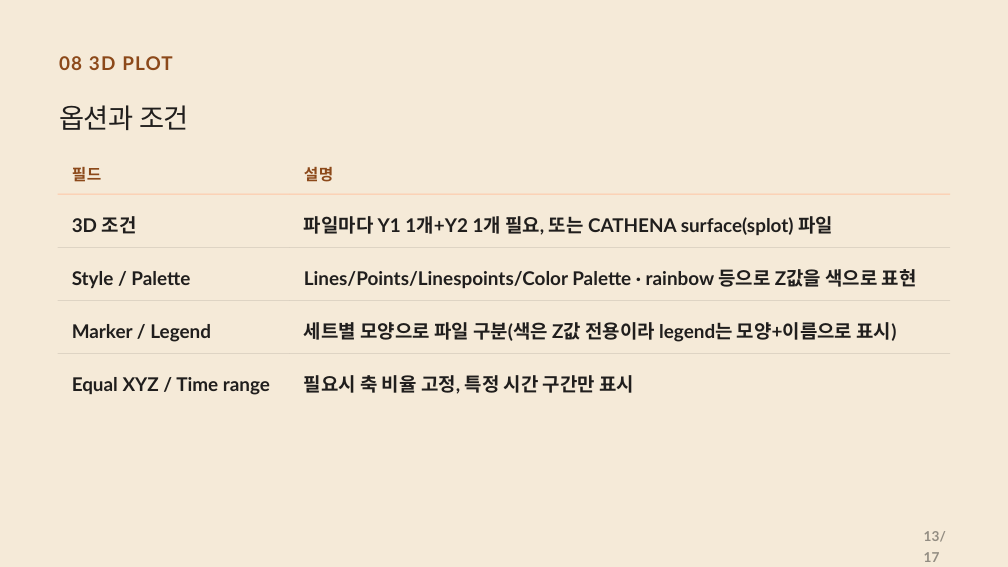
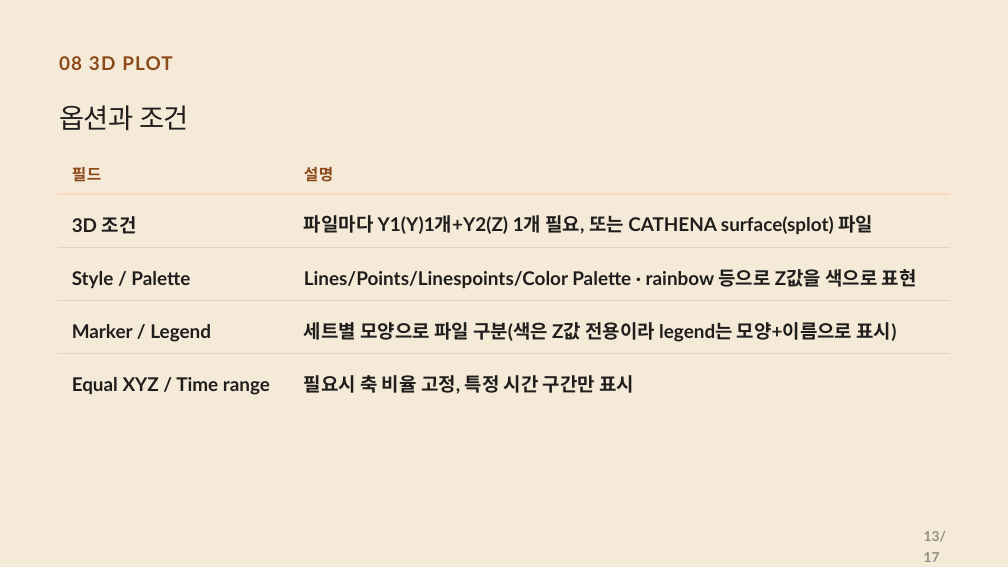
Before and after one commit to CWKIM113/CathPlot_Pub, a slide deck: slide 13 of CathPlot_Deck.pptx. Drawn at 1008x567 pixels with LibreOffice and Linux fonts; fonts in the diff are those of the drawing. Boxes give left, top, right and bottom in pixels: in the first picture for what was removed or moved away, otherwise in the second. Text is boxed around its words. In the diff, an @@ line names an element or a change of style, - is before the commit and + after.

```diff
--- a/CathPlot_Deck.pptx
+++ b/CathPlot_Deck.pptx
@@ text at <box>304,215,873,234</box>: text changed @@
-파일마다 Y1 1개+Y2 1개 필요, 또는 CATHENA surface(splot) 파일
+파일마다 Y1(Y)1개+Y2(Z) 1개 필요, 또는 CATHENA surface(splot) 파일
```
Also in this commit, not shown: 6 other slides changed, 2 other files.
